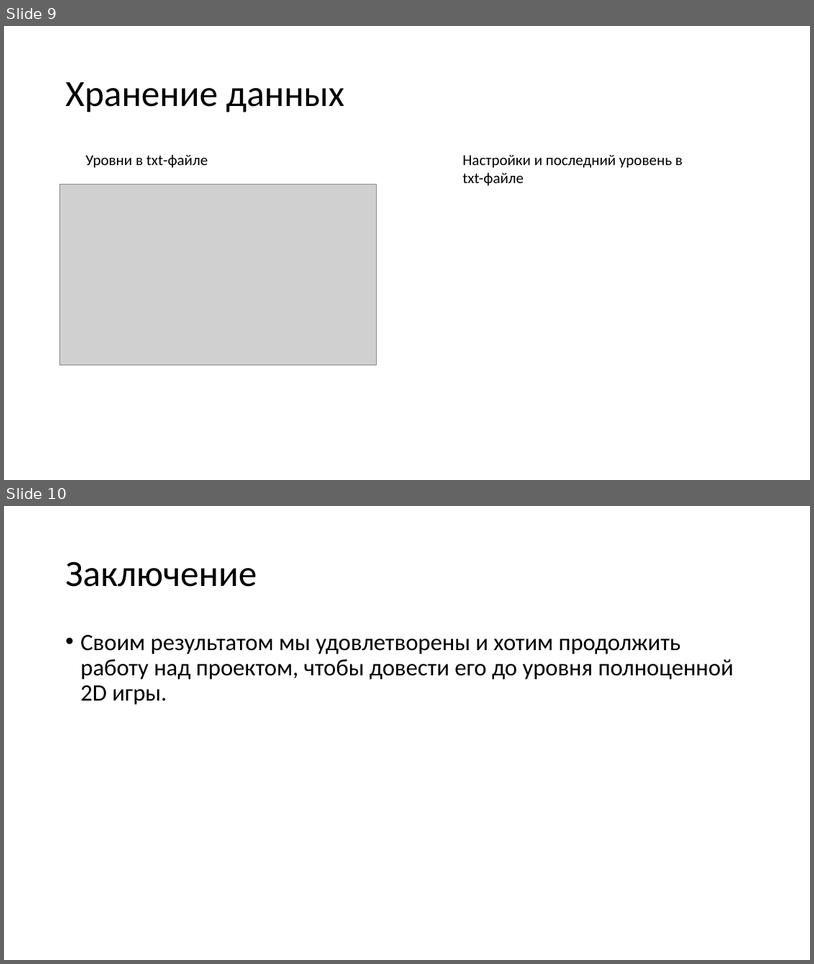
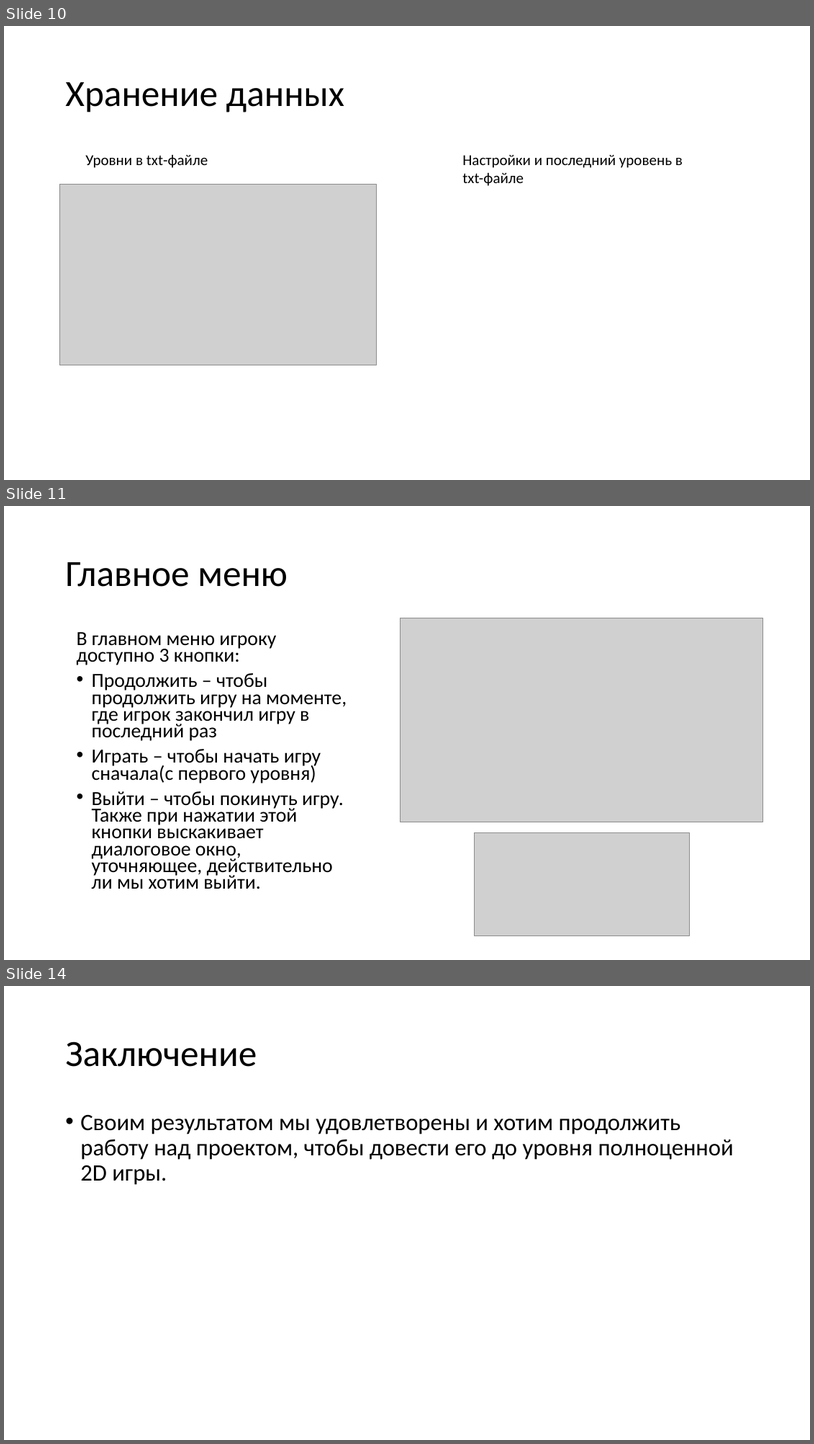
Before and after one commit to Scheise45/projeckt_2, a slide deck: документы/проект2.pptx. Shown one above the other, each under a label of ours: slides 9 and 10 before the commit, slides 10, 11 and 14 after it; the slides between them are not shown. The pictures are 814x964 and 814x1444 pixels, drawn with LibreOffice and Linux fonts; fonts in the diff are those of the drawing; grey boxes stand for pictures. Boxes give left, top, right and bottom in pixels: in the first picture for what was removed or moved away, otherwise in the second. Text is boxed around its words. In the diff, an @@ line names an element or a change of style, - is before the commit and + after.

```diff
--- a/документы/проект2.pptx
+++ b/документы/проект2.pptx
@@ slide 11 added at (4,506,810,960), background #FFFFFF @@
@@ title added at (65,562,288,587), 44 pt, text #000000 @@
+Главное меню
@@ text added at (77,632,347,889), 23.8 pt, text #000000 @@
+В главном меню игроку доступно 3 кнопки:
+• Продолжить – чтобы продолжить игру на моменте, где игрок закончил игру в последний раз
+• Играть – чтобы начать игру сначала(с первого уровня)
+• Выйти – чтобы покинуть игру. Также при нажатии этой кнопки выскакивает диалоговое окно, уточняющее, действительно ли мы хотим выйти.
@@ picture added at (400,618,763,822) @@
@@ picture added at (474,832,689,936) @@
@@ what was slide 9 is now slide 10 @@
@@ what was slide 10 is now slide 14 @@
```
Also in this commit, not shown: 2 slides changed, 3 other slides added, 2 other files.
